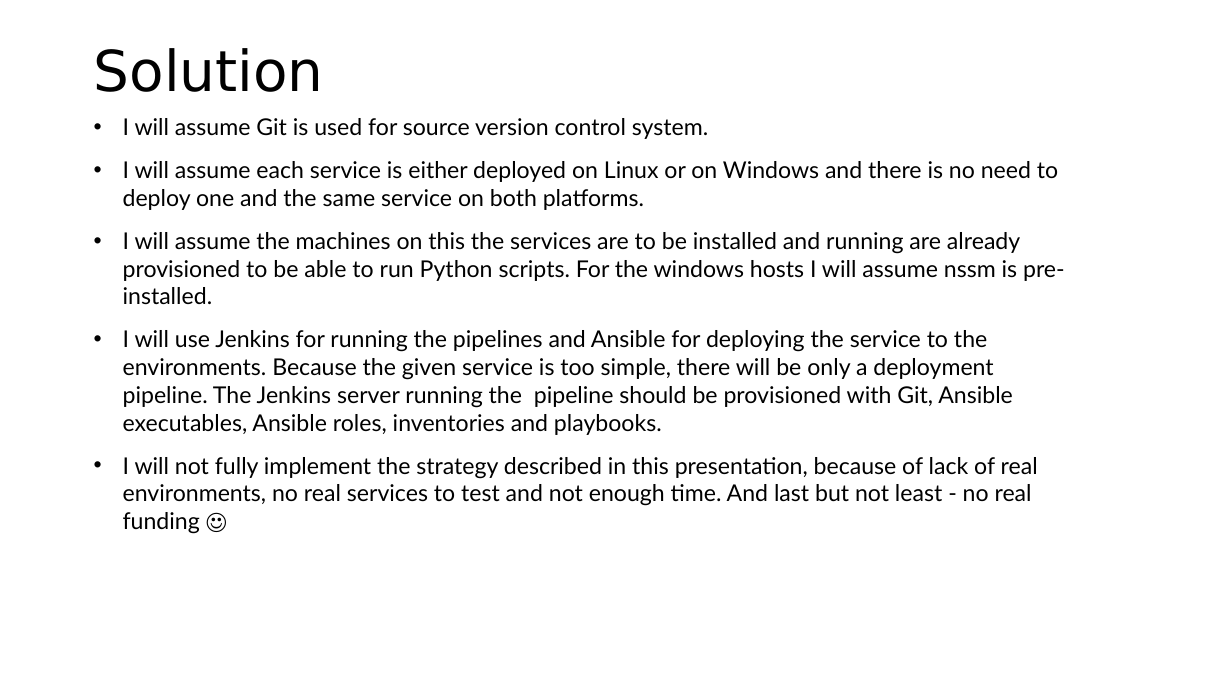
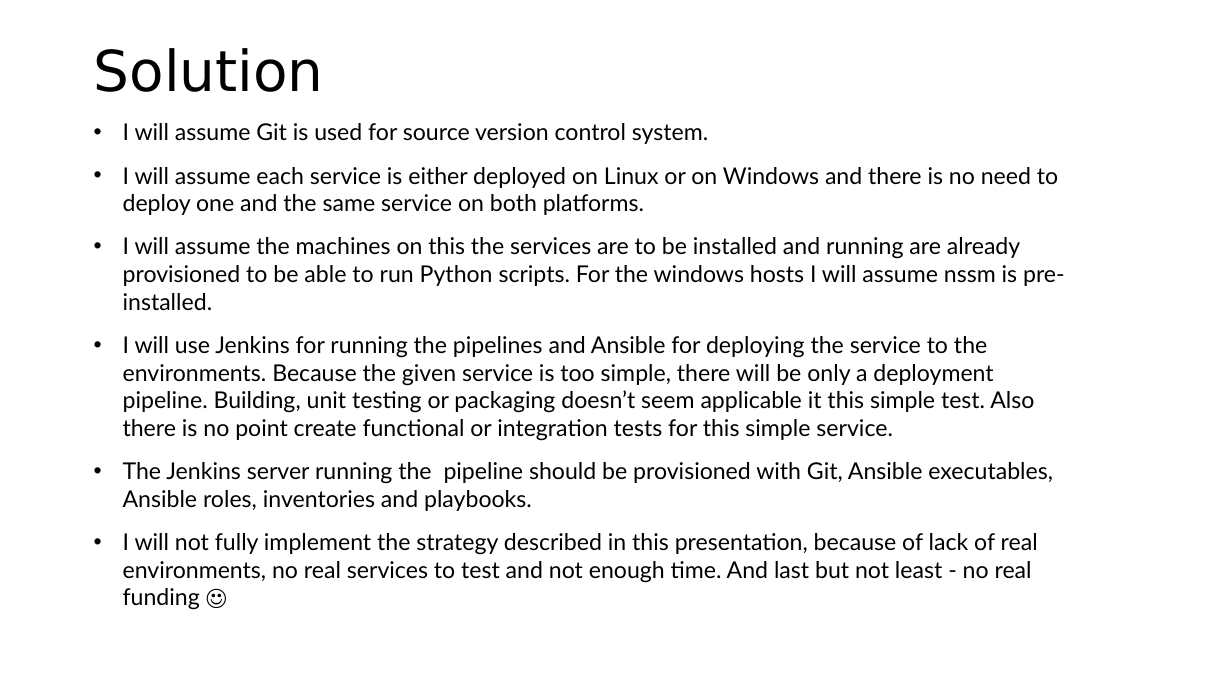
Before and after one commit to mihailnenov/test-python-project, a slide deck: slide 7 of Ps-CICD.pptx. Drawn at 1232x693 pixels with LibreOffice and Linux fonts; fonts in the diff are those of the drawing. Boxes give left, top, right and bottom in pixels: in the first picture for what was removed or moved away, otherwise in the second. Text is boxed around its words. In the diff, an @@ line names an element or a change of style, - is before the commit and + after.

```diff
--- a/Ps-CICD.pptx
+++ b/Ps-CICD.pptx
@@ text at bbox=[123, 336, 1053, 511]: text changed @@
-• I will use Jenkins for running the pipelines and Ansible for deploying the service to the environments. Because the given service is too simple, there will be only a deployment pipeline. The Jenkins server running the pipeline should be provisioned with Git, Ansible executables, Ansible roles, inventories and playbooks.
+• I will use Jenkins for running the pipelines and Ansible for deploying the service to the environments. Because the given service is too simple, there will be only a deployment pipeline. Building, unit testing or packaging doesn’t seem applicable it this simple test. Also there is no point create functional or integration tests for this simple service.
+• The Jenkins server running the pipeline should be provisioned with Git, Ansible executables, Ansible roles, inventories and playbooks.
```
Also in this commit, not shown: 2 other slides changed, 2 slides added, 1 other file.
